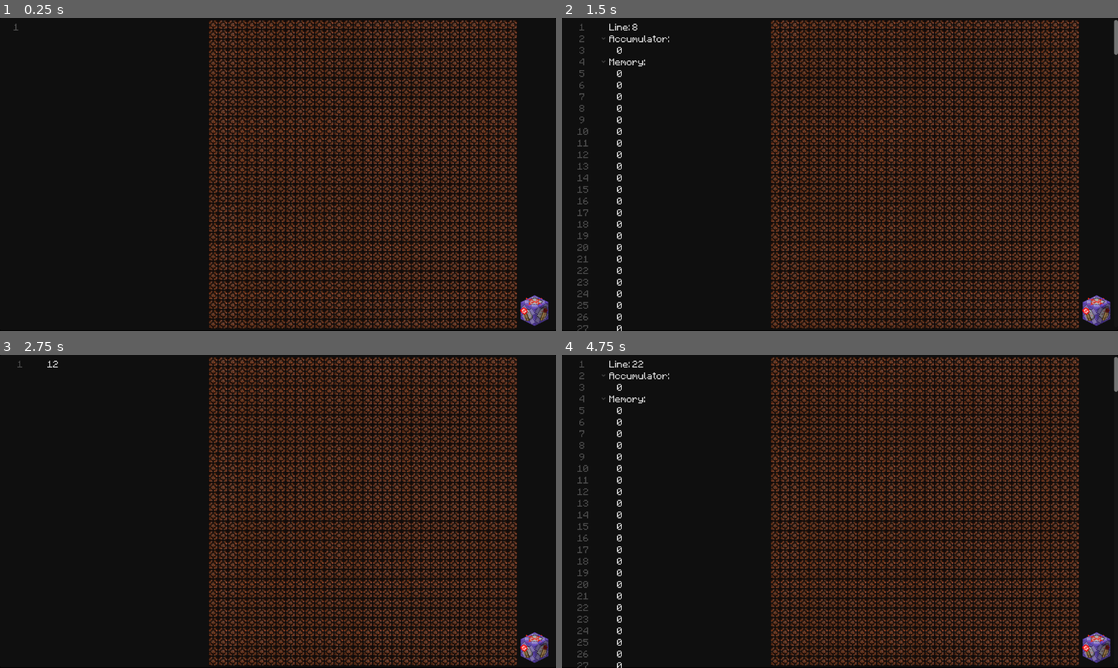
Above: before the commit, frames 1-4 (two rows, left to right).
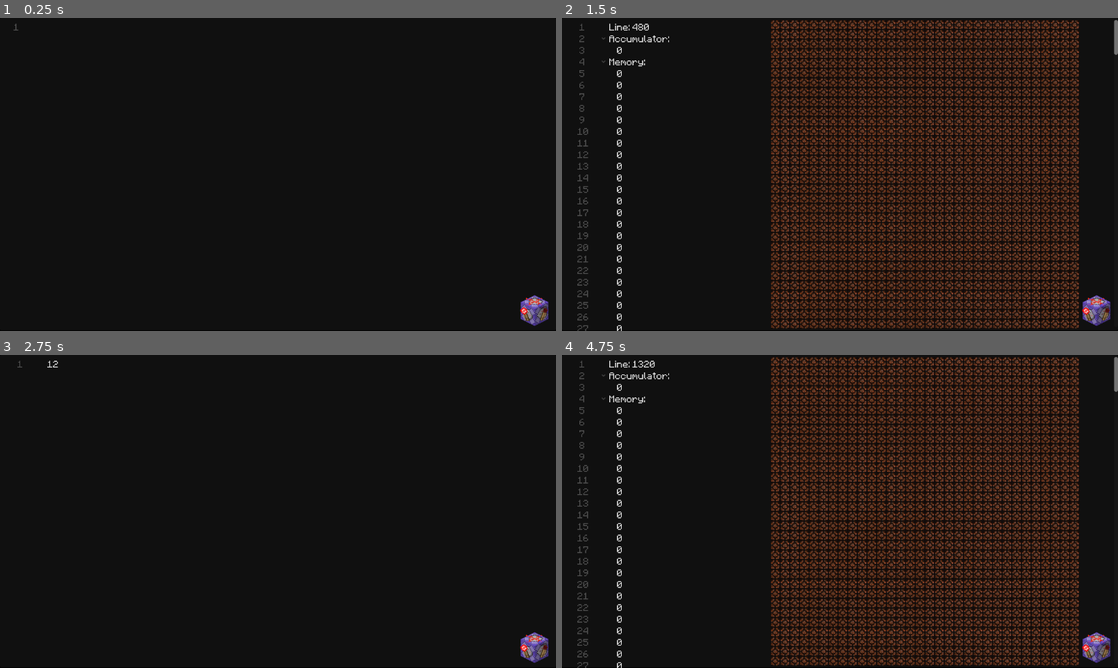
Above: after the commit, the same moments.

Repository: quantum-branching/BranchPU-VM
Game: Godot game, scene res://Lang-QB/QB.tscn
The game is run twice, just before and just after one commit, with the same random seed, the same clock (stepped at 60 frames per second) and the same inputs. This scene is started directly instead of the project's main scene.
Inputs (mouse positions are in pixels of both pictures, inside the frame that each line leads up to):
- Up to frame 1 (0.25 s): no input
- Up to frame 2 (1.5 s): click (840, 174) at 0.52 s; type "12" at 0.6 s; click (1095, 312) at 1.25 s
- Up to frame 3 (2.75 s): click (533, 649) at 2 s
- Up to frame 4 (4.75 s): click (1095, 649) at 2.75 s; tap Enter at 3.5 s; hold Alt 3.53-4.28 s; tap Space at 4.25 s; tap Alt at 4.35 s

The runs differ from the first frame. In frame 1, 32% of the frame differs, in the area x 37-93%, y 0-100%; in frame 2, less than 0.1%; in frame 3, 32%; in frame 4, less than 0.1%.

Commit message:
Updates source to v0.4

Diff:
--- a/Godot/Base/Classes/CPU.gd
+++ b/Godot/Base/Classes/CPU.gd
@@ -16,7 +16,9 @@
 
 ##An intermediate container for values being calculated
 ##Almost all calculations change this value
-var accumulator:int = 0
+var accumulator:int = 0:
+	set(x):
+		accumulator = x & 0xFF
 
 var memory:PackedByteArray = []
 
--- a/Godot/Base/Classes/QB.gd
+++ b/Godot/Base/Classes/QB.gd
@@ -15,109 +15,27 @@
 const QB_OPERATORS:PackedStringArray = ["+","-",">>","<<","|","&","^","="]
 const ASM_OPERATORS:PackedStringArray = ["ADD","SUB","RSH","LSH","OR","AND","XOR","STA"]
 
+const QB_SINGLE:PackedStringArray = ["return _"]
+const ASM_SINGLE:PackedStringArray = ["~POP"]
+
 var code:String
 
 var postproc:Dictionary
 var undefined:PackedByteArray
 var temp:PackedByteArray
+var funcPointers:Dictionary
+
+var mainEnded:bool
 
 var assembly:String
 
 func _init(newCode:String) -> void:
-	code = seperateArgs(newCode)
-	define()
-	preproc()
-	for i in (code.count("\n") + 1):
-		assembly += toAssembly(toPostFix(i))
+	define(newCode)
+	print(assembly)
 
 static func compile(newCode:String) -> Assembly:
 	var compiler:CompilerQB = CompilerQB.new(newCode)
 	return Assembly.new(compiler.assembly)
-
-##Converts an infix expression (as a [String]) to a postfix expression (as a [PackedStringArray]). [br]
-##An infix expression contains an operator surround by operands such as [code] 2 * 5 + 3 [/code]. [br]
-##A postfix expression has the operator after the operands such as [code] 2 5 * 3 + [/code].
-func toPostFix(line:int) -> PackedStringArray:
-	var result:PackedStringArray = []
-	var stack:PackedStringArray = []
-	var args:PackedStringArray = code.get_slice("\n", line).split(" ",false)
-
-	var storage:String = ""
-
-	while args:
-		if NUMBERS.has(args[0].substr(0,1)) || OPERAND_PREFIX.has(args[0].substr(0,1)):
-			if args.has("="):
-				storage = args[0]
-			else:
-				result.append(args[0])
-		if OP_1.has(args[0]):
-			while stack.size() && OP_1.has(stack[stack.size() - 1]):
-				result.append(stack[stack.size() - 1])
-				stack.remove_at(stack.size() - 1)
-			stack.append(args[0])
-		if OP_2.has(args[0]):
-			while stack.size() && (OP_1.has(stack[stack.size() - 1]) || OP_2.has(stack[stack.size() - 1])):
-				result.append(stack[stack.size() - 1])
-				stack.remove_at(stack.size() - 1)
-			stack.append(args[0])
-		if OP_3.has(args[0]):
-			while stack.size() && (OP_1.has(stack[stack.size() - 1]) || OP_2.has(stack[stack.size() - 1]) || OP_3.has(stack[stack.size() - 1])):
-				result.append(stack[stack.size() - 1])
-				stack.remove_at(stack.size() - 1)
-			stack.append(args[0])
-		if OP_4.has(args[0]):
-			while stack.size() && (OP_1.has(stack[stack.size() - 1]) || OP_2.has(stack[stack.size() - 1]) || OP_3.has(stack[stack.size() - 1]) || OP_4.has(stack[stack.size() - 1])):
-				result.append(stack[stack.size() - 1])
-				stack.remove_at(stack.size() - 1)
-			stack.append(args[0])
-		if args[0] == "=":
-			while stack.size() && (OP_1.has(stack[stack.size() - 1]) || OP_2.has(stack[stack.size() - 1]) || OP_3.has(stack[stack.size() - 1]) || OP_4.has(stack[stack.size() - 1])):
-				result.append(stack[stack.size() - 1])
-				stack.remove_at(stack.size() - 1)
-			stack.append("=")
-		if args[0] == "(":
-			stack.append("(")
-		if args[0] == ")":
-			while stack.size() && stack[stack.size() - 1] != "(":
-				result.append(stack[stack.size() - 1])
-				stack.remove_at(stack.size() - 1)
-			if stack.size():
-				stack.remove_at(stack.size() - 1)
-		args.remove_at(0)
-	while stack.size():
-		if stack[stack.size() - 1] == "=":
-			result.append(storage)
-		result.append(stack[stack.size() - 1])
-		stack.remove_at(stack.size() - 1)
-	return result
-
-func toAssembly(postfix:PackedStringArray) -> String:
-	var result:String = ""
-	var stack:PackedStringArray = []
-	for i in postfix:
-		i = i.replace("\n", "")
-		if OPERAND_PREFIX.has(i.substr(0,1)) || NUMBERS.has(i.substr(0,1)):
-			if NUMBERS.has(i.substr(0,1)):
-				i = "#" + i
-			stack.append(i)
-		elif QB_OPERATORS.has(i):
-			if stack[stack.size() - 2] != "$XX":
-				for reg in temp:
-					if !stack.has("$"+str(reg)):
-						undefined.append(reg)
-				if stack.has("$XX"):
-					stack[stack.find("$XX")] = "$" + String.num_int64(undefined[undefined.size() - 1])
-					temp.append(undefined[undefined.size() - 1])
-					result += "STA " + "$" + String.num_int64(undefined[undefined.size() - 1]) + ";\n"
-					undefined.remove_at(undefined.size() - 1)
-				if stack[stack.size() - 2].begins_with("$"):
-					result += "LDA " + stack[stack.size() - 2] + ";\n"
-				else:
-					result += "LDI " + stack[stack.size() - 2] + ";\n"
-				stack.remove_at(stack.size() - 2)
-			result += ASM_OPERATORS[QB_OPERATORS.find(i)] + " " + stack[stack.size() - 1] + ";\n"
-			stack[stack.size() - 1] = "$XX"
-	return result
 
 func seperateArgs(text:String) -> String:
 	text = text.replace(";", "\n")
@@ -142,8 +60,8 @@
 	text = text.replace("  ", " ")
 	return text
 
-func define() -> void:
-	code = seperateArgs(code)
+func define(newCode) -> void:
+	code = seperateArgs(newCode)
 	#Clear all definitions
 	postproc = {}
 	undefined.resize(256)
@@ -154,6 +72,17 @@
 		if i.contains(" ") && VAR_TYPES.has(i.split(" ")[0]) && undefined.size():
 			postproc[i.get_slice(" ", 1)] = "$" + String.num_int64(undefined[0])
 			undefined.remove_at(0)
+	functions()
+
+func functions() -> void:
+	for line in code.split("\n", false):
+		if line.replace("\t", "").begins_with("func "):
+			funcPointers[line.replace("\t", "").get_slice(" ", 1)] = []
+			funcPointers[line.replace("\t", "").get_slice(" ", 1)] = PackedByteArray([])
+			for i in line.count(", "):
+				funcPointers[line.replace("\t", "").get_slice(" ", 1)].append(undefined[0])
+				undefined.remove_at(0)
+	preproc()
 
 func preproc() -> void:
 	#Initialize Result and Defintions
@@ -168,3 +97,125 @@
 			result += " "
 		result += "\n"
 	code = result.replace(" \n","\n")
+	for i in (code.count("\n") + 1):
+		assembly += toAssembly(toPostFix(i))
+
+##Converts an infix expression (as a [String]) to a postfix expression (as a [PackedStringArray]). [br]
+##An infix expression contains an operator surround by operands such as [code] 2 * 5 + 3 [/code]. [br]
+##A postfix expression has the operator after the operands such as [code] 2 5 * 3 + [/code].
+func toPostFix(line:int) -> PackedStringArray:
+	var result:PackedStringArray = []
+	var stack:PackedStringArray = []
+	var args:PackedStringArray = code.get_slice("\n", line).replace("\t", "").split(" ",false)
+
+	var storage:String = ""
+
+	if args && args[0] == "#asm":
+		return [code.get_slice("\n", line).replace("\t", "")]
+
+	while args:
+		if funcPointers.keys().has(args[0]):
+			if code.get_slice("\n", line).contains("func "):
+				if !mainEnded:
+					result.append("~NOP")
+					mainEnded = true
+				result.append("~." + args[0])
+			else:
+				stack.append("~PSH 0 ." + args[0])
+		if QB_SINGLE.has("_ " + args[0]):
+			result.append(ASM_SINGLE[QB_SINGLE.find("_ " + args[0])])
+		if NUMBERS.has(args[0].substr(0,1)) || OPERAND_PREFIX.has(args[0].substr(0,1)):
+			if args.has("="):
+				storage = args[0]
+			else:
+				result.append(args[0])
+
+		if OP_1.has(args[0]):
+			while stack.size() && OP_1.has(stack[stack.size() - 1]):
+				result.append(stack[stack.size() - 1])
+				stack.remove_at(stack.size() - 1)
+			stack.append(args[0])
+		if OP_2.has(args[0]):
+			while stack.size() && (OP_1.has(stack[stack.size() - 1]) || OP_2.has(stack[stack.size() - 1])):
+				result.append(stack[stack.size() - 1])
+				stack.remove_at(stack.size() - 1)
+			stack.append(args[0])
+		if OP_3.has(args[0]):
+			while stack.size() && (OP_1.has(stack[stack.size() - 1]) || OP_2.has(stack[stack.size() - 1]) || OP_3.has(stack[stack.size() - 1])):
+				result.append(stack[stack.size() - 1])
+				stack.remove_at(stack.size() - 1)
+			stack.append(args[0])
+		if OP_4.has(args[0]):
+			while stack.size() && (OP_1.has(stack[stack.size() - 1]) || OP_2.has(stack[stack.size() - 1]) || OP_3.has(stack[stack.size() - 1]) || OP_4.has(stack[stack.size() - 1])):
+				result.append(stack[stack.size() - 1])
+				stack.remove_at(stack.size() - 1)
+			stack.append(args[0])
+		if QB_SINGLE.has(args[0] + " _"):
+			while stack.size() && (OP_1.has(stack[stack.size() - 1]) || OP_2.has(stack[stack.size() - 1]) || OP_3.has(stack[stack.size() - 1]) || OP_4.has(stack[stack.size() - 1])):
+				result.append(stack[stack.size() - 1])
+				stack.remove_at(stack.size() - 1)
+			stack.append(ASM_SINGLE[QB_SINGLE.find(args[0] + " _")])
+		if args[0] == "=":
+			while stack.size() && (OP_1.has(stack[stack.size() - 1]) || OP_2.has(stack[stack.size() - 1]) || OP_3.has(stack[stack.size() - 1]) || OP_4.has(stack[stack.size() - 1])):
+				result.append(stack[stack.size() - 1])
+				stack.remove_at(stack.size() - 1)
+			stack.append("=")
+		if args[0] == "(":
+			stack.append("(")
+		if args[0] == ")":
+			while stack.size() && stack[stack.size() - 1] != "(":
+				result.append(stack[stack.size() - 1])
+				stack.remove_at(stack.size() - 1)
+			if stack.size():
+				stack.remove_at(stack.size() - 1)
+		args.remove_at(0)
+	while stack.size():
+		if stack[stack.size() - 1] == "=":
+			result.append(storage)
+		result.append(stack[stack.size() - 1])
+		stack.remove_at(stack.size() - 1)
+	return result
+
+##Converts a postfix expression (as a [PackedStringArray]) to assembly (as a [String]).
+func toAssembly(postfix:PackedStringArray) -> String:
+	var result:String = ""
+	var stack:PackedStringArray = []
+	var expArgs:PackedByteArray
+
+	if postfix && postfix[0].begins_with("#asm "):
+		return postfix[0].replace("#asm ", "") + "\n"
+
+	for i in postfix:
+		i = i.replace("\n", "")
+		if expArgs:
+			expArgs.remove_at(0)
+		elif i.begins_with("~"):
+			#TODO: Add arguments
+			result += i.erase(0) + ";\n"
+		elif stack && funcPointers.keys().has(stack[stack.size() - 1]):
+			stack.remove_at(stack.size() - 1)
+		elif funcPointers.keys().has(i):
+			expArgs = funcPointers[i]
+			stack.append(i)
+		elif OPERAND_PREFIX.has(i.substr(0,1)) || NUMBERS.has(i.substr(0,1)):
+			if NUMBERS.has(i.substr(0,1)):
+				i = "#" + i
+			stack.append(i)
+		elif QB_OPERATORS.has(i):
+			if stack[stack.size() - 2] != "$XX":
+				for reg in temp:
+					if !stack.has("$"+str(reg)):
+						undefined.append(reg)
+				if stack.has("$XX"):
+					stack[stack.find("$XX")] = "$" + String.num_int64(undefined[undefined.size() - 1])
+					temp.append(undefined[undefined.size() - 1])
+					result += "STA " + "$" + String.num_int64(undefined[undefined.size() - 1]) + ";\n"
+					undefined.remove_at(undefined.size() - 1)
+				if stack[stack.size() - 2].begins_with("$"):
+					result += "LDA " + stack[stack.size() - 2] + ";\n"
+				else:
+					result += "LDI " + stack[stack.size() - 2] + ";\n"
+				stack.remove_at(stack.size() - 2)
+			result += ASM_OPERATORS[QB_OPERATORS.find(i)] + " " + stack[stack.size() - 1] + ";\n"
+			stack[stack.size() - 1] = "$XX"
+	return result
--- a/Godot/Lang-ASM/ASM.tscn
+++ b/Godot/Lang-ASM/ASM.tscn
@@ -5,10 +5,6 @@
 [ext_resource type="Script" uid="uid://dio5wnbp23b7l" path="res://Lang-ASM/runASM.gd" id="3_4bqo4"]
 [ext_resource type="Texture2D" uid="uid://bp6v7x02se6md" path="res://Lang-ASM/IO/Lamps.png" id="4_ap0q6"]
 [ext_resource type="Script" uid="uid://buq46wmx1567h" path="res://Lang-ASM/IO/GPU.gd" id="5_7g4fu"]
-
-[sub_resource type="QuadMesh" id="QuadMesh_r0du0"]
-size = Vector2(1152, -648)
-center_offset = Vector3(576, 324, 0)
 
 [sub_resource type="SyntaxHighlighter" id="SyntaxHighlighter_r0du0"]
 
@@ -22,9 +18,10 @@
 
 [node name="Node2D" type="Node2D" unique_id=253935417]
 
-[node name="MeshInstance2D" type="MeshInstance2D" parent="." unique_id=752400740]
-modulate = Color(0, 0, 0, 1)
-mesh = SubResource("QuadMesh_r0du0")
+[node name="ColorRect" type="ColorRect" parent="." unique_id=1456521424]
+offset_right = 1152.0
+offset_bottom = 648.0
+color = Color(0.012617188, 0.012617188, 0.012617188, 1)
 
 [node name="Edit" type="CodeEdit" parent="." unique_id=1175428064]
 unique_name_in_owner = true
@@ -55,8 +52,16 @@
 script = ExtResource("3_4bqo4")
 
 [node name="Port1" type="TileMapLayer" parent="." unique_id=1815328954]
+unique_name_in_owner = true
+visible = false
 position = Vector2(432, 4)
 scale = Vector2(1.25, 1.25)
 tile_map_data = PackedByteArray("AAAAAAAACAABAAAAAAAAAAEACAABAAAAAAAAAAIACAABAAAAAAAAAAMACAABAAAAAAAAAAQACAABAAAAAAAAAA …(16304 unchanged characters)…
 tile_set = SubResource("TileSet_3dxm6")
 script = ExtResource("5_7g4fu")
+
+[node name="FileDialog" type="FileDialog" parent="." unique_id=1948863553]
+unique_name_in_owner = true
+oversampling_override = 1.0
+access = 2
+use_native_dialog = true
--- a/Godot/Lang-ASM/IO/GPU.gd
+++ b/Godot/Lang-ASM/IO/GPU.gd
@@ -7,7 +7,7 @@
 const PORT:int = 1
 
 func _process(_delta: float) -> void:
-	output = p26(input)
+	pass #output = p26(input)
 
 func p26(op:int) -> int:
 	if !(op >> 5):
@@ -25,3 +25,9 @@
 		dly = op & 31
 		return PORT
 	return PORT
+
+func reset():
+	input = 0
+	for x in 32:
+		for y in 32:
+			set_cell(Vector2i(x, y), 8, Vector2i(1, 0))
--- a/Godot/Lang-ASM/runASM.gd
+++ b/Godot/Lang-ASM/runASM.gd
@@ -17,22 +17,40 @@
 func _pressed() -> void:
 	running = !running
 	if running:
+		%Port1.visible = true
 		code = %Edit.text
 		asmCompiler = Assembly.new(code)
 	else:
+		%Port1.visible = false
+		resetPorts()
 		time = 1.0
 		%Edit.text = code
 		asmCompiler = Assembly.new(code)
 
 func handlePortsP26():
-	asmCompiler.cpu.portOutputs[1] = $"../Port1".output
-	$"../Port1".input = asmCompiler.cpu.portInputs[1]
+	#Outputs
+	%Port1.output = %Port1.p26(%Port1.input)
+	asmCompiler.cpu.portOutputs[1] = %Port1.output
+	#Inputs
+	%Port1.input = asmCompiler.cpu.portInputs[1]
+
+func resetPorts():
+	%Port1.reset()
 
 func _process(delta: float) -> void:
 	if running:
-		asmCompiler.step()
-		handlePortsP26()
+		for i in 60:
+			asmCompiler.step()
+			handlePortsP26()
 		time += delta
+
+		if Input.is_action_just_pressed("save"):
+			%FileDialog.file_mode = FileDialog.FILE_MODE_SAVE_FILE
+			%FileDialog.show()
+			await %FileDialog.file_selected
+			var file = FileAccess.open(%FileDialog.current_path,FileAccess.WRITE)
+			file.store_string(asmCompiler.code)
+			file.close()
 
 		if time > 0.2:
 			if Input.is_key_pressed(KEY_ALT):
@@ -42,19 +60,34 @@
 				%Edit.text = asmCompiler.to_string()
 			time = 0.0
 	else:
+		if Input.is_action_just_pressed("save"):
+			%FileDialog.file_mode = FileDialog.FILE_MODE_SAVE_FILE
+			%FileDialog.show()
+			await %FileDialog.file_selected
+			var file = FileAccess.open(%FileDialog.current_path,FileAccess.WRITE)
+			file.store_string(%Edit.text)
+			file.close()
+		if Input.is_action_just_pressed("open"):
+			%FileDialog.file_mode = FileDialog.FILE_MODE_OPEN_FILE
+			%FileDialog.show()
+			await %FileDialog.file_selected
+			%Edit.text = FileAccess.get_file_as_string(%FileDialog.current_path)
 		time2 += delta
 		if time2 > 1.0:
 			asmCompiler = Assembly.new(%Edit.text)
 			time2 = 0.0
-		for relative:String in asmCompiler.labels.keys():
-			if relative.begins_with("."):
-				%Edit.add_code_completion_option(CodeEdit.KIND_CONSTANT, relative, relative.replace(".", ""), AssemblyHighligher.RELATIVE)
-			else:
-				%Edit.add_code_completion_option(CodeEdit.KIND_CONSTANT, relative, relative.replace(".", ""), AssemblyHighligher.PRE_ARG)
-		for op in AssemblyHighligher.OPERATIONS:
-			%Edit.add_code_completion_option(CodeEdit.KIND_FUNCTION, op, op, AssemblyHighligher.OP)
-		%Edit.add_code_completion_option(CodeEdit.KIND_CONSTANT, "#removeBlank", "removeBlank", AssemblyHighligher.PREPROCESSOR)
-		var dir:DirAccess = DirAccess.open("res://Lang-ASM/Packages/")
-		for i in dir.get_files():
-			%Edit.add_code_completion_option(CodeEdit.KIND_CONSTANT, "#import " + i.replace(".bpu", ""), "import " + i.replace(".bpu", ""), AssemblyHighligher.PREPROCESSOR)
-		%Edit.update_code_completion_options(true)
+			for relative:String in asmCompiler.labels.keys():
+				if relative.begins_with("."):
+					%Edit.add_code_completion_option(CodeEdit.KIND_CONSTANT, relative, relative.replace(".", ""), AssemblyHighligher.RELATIVE)
+				else:
+					%Edit.add_code_completion_option(CodeEdit.KIND_CONSTANT, relative, relative.replace(".", ""), AssemblyHighligher.PRE_ARG)
+			for op in AssemblyHighligher.OPERATIONS:
+				%Edit.add_code_completion_option(CodeEdit.KIND_FUNCTION, op, op, AssemblyHighligher.OP)
+			%Edit.add_code_completion_option(CodeEdit.KIND_CONSTANT, "#removeBlank", "removeBlank", AssemblyHighligher.PREPROCESSOR)
+			var dir:DirAccess = DirAccess.open("res://Lang-ASM/Packages/")
+			for i in dir.get_files():
+				%Edit.add_code_completion_option(CodeEdit.KIND_CONSTANT, "#import " + i.replace(".bpu", ""), "import " + i.replace(".bpu", ""), AssemblyHighligher.PREPROCESSOR)
+			%Edit.update_code_completion_options(true)
+
+	if Input.is_action_just_pressed("Page 2"):
+		get_tree().change_scene_to_file("res://Lang-QB/QB.tscn")
--- a/Godot/Lang-QB/QB.tscn
+++ b/Godot/Lang-QB/QB.tscn
@@ -5,10 +5,6 @@
 [ext_resource type="Script" uid="uid://3ba865awri37" path="res://Lang-QB/runQB.gd" id="3_oo0me"]
 [ext_resource type="Texture2D" uid="uid://bp6v7x02se6md" path="res://Lang-ASM/IO/Lamps.png" id="4_gfeqx"]
 [ext_resource type="Script" uid="uid://buq46wmx1567h" path="res://Lang-ASM/IO/GPU.gd" id="5_j0cho"]
-
-[sub_resource type="QuadMesh" id="QuadMesh_dwg43"]
-size = Vector2(1152, -648)
-center_offset = Vector3(576, 324, 0)
 
 [sub_resource type="SyntaxHighlighter" id="SyntaxHighlighter_3qo7k"]
 
@@ -22,9 +18,10 @@
 
 [node name="Node2D" type="Node2D" unique_id=1511670349]
 
-[node name="MeshInstance2D" type="MeshInstance2D" parent="." unique_id=1908549063]
-modulate = Color(0, 0, 0, 1)
-mesh = SubResource("QuadMesh_dwg43")
+[node name="ColorRect" type="ColorRect" parent="." unique_id=1655014265]
+offset_right = 1152.0
+offset_bottom = 648.0
+color = Color(0.012617188, 0.012617188, 0.012617188, 1)
 
 [node name="Edit" type="CodeEdit" parent="." unique_id=1806708329]
 unique_name_in_owner = true
@@ -56,6 +53,7 @@
 
 [node name="Port1" type="TileMapLayer" parent="." unique_id=835717252]
 unique_name_in_owner = true
+visible = false
 position = Vector2(432, 4)
 scale = Vector2(1.25, 1.25)
 tile_map_data = PackedByteArray("AAAAAAAACAABAAAAAAAAAAEACAABAAAAAAAAAAIACAABAAAAAAAAAAMACAABAAAAAAAAAAQACAABAAAAAAAAAA …(16304 unchanged characters)…
--- a/Godot/Lang-QB/runQB.gd
+++ b/Godot/Lang-QB/runQB.gd
@@ -19,16 +19,31 @@
 func _pressed() -> void:
 	running = !running
 	if running:
+		%Port1.visible = true
 		code = %Edit.text
 		asmCompiler = CompilerQB.compile(%Edit.text)
 	else:
+		%Port1.visible = false
+		resetPorts()
 		time = 1.0
 		%Edit.text = code
 		asmCompiler = CompilerQB.compile(%Edit.text)
 
+func handlePortsP26():
+	#Outputs
+	%Port1.output = %Port1.p26(%Port1.input)
+	asmCompiler.cpu.portOutputs[1] = %Port1.output
+	#Inputs
+	%Port1.input = asmCompiler.cpu.portInputs[1]
+
+func resetPorts():
+	%Port1.reset()
+
 func _process(delta: float) -> void:
 	if running:
-		asmCompiler.step()
+		for i in 60:
+			asmCompiler.step()
+			handlePortsP26()
 		time += delta
 
 		if time > 0.1:
@@ -43,3 +58,6 @@
 		if time2 > 1.0:
 			asmCompiler = Assembly.new(%Edit.text)
 			time2 = 0.0
+
+	if Input.is_action_just_pressed("Page 1"):
+		get_tree().change_scene_to_file("res://Lang-ASM/ASM.tscn")
--- /dev/null
+++ b/Godot/Start.tscn
@@ -0,0 +1,70 @@
+[gd_scene format=3 uid="uid://cvmngaepeenwe"]
+
+[ext_resource type="Texture2D" uid="uid://bt1wxh2o1vjsy" path="res://Base/Assets/Icon.png" id="1_52bhu"]
+[ext_resource type="Texture2D" uid="uid://bch3wnnc00m5v" path="res://Base/Assets/Play.png" id="2_upmy7"]
+
+[sub_resource type="GDScript" id="GDScript_gx2gx"]
+resource_name = "Main"
+script/source = "extends ColorRect
+
+func _ready():
+	for i in OS.get_cmdline_args():
+		if i.ends_with(\".bpu\"):
+			get_tree().change_scene_to_file(\"res://Lang-ASM/ASM.tscn\")
+		if i.ends_with(\".qb\"):
+			get_tree().change_scene_to_file(\"res://Lang-QB/QB.tscn\")
+"
+
+[sub_resource type="GDScript" id="GDScript_52bhu"]
+resource_name = "ASM"
+script/source = "extends TextureButton
+
+
+# Called when the node enters the scene tree for the first time.
+func _pressed() -> void:
+	get_tree().change_scene_to_file(\"res://Lang-ASM/ASM.tscn\")
+"
+
+[sub_resource type="GDScript" id="GDScript_upmy7"]
+resource_name = "QB"
+script/source = "extends TextureButton
+
+
+# Called when the node enters the scene tree for the first time.
+func _pressed() -> void:
+	get_tree().change_scene_to_file(\"res://Lang-QB/QB.tscn\")
+"
+
+[node name="Node2D" type="Node2D" unique_id=1265714023]
+
+[node name="ColorRect" type="ColorRect" parent="." unique_id=1822265270]
+offset_right = 1152.0
+offset_bottom = 648.0
+color = Color(0.012617188, 0.012617188, 0.012617188, 1)
+script = SubResource("GDScript_gx2gx")
+
+[node name="ASM" type="TextureButton" parent="." unique_id=279429860]
+offset_left = 64.0
+offset_top = 98.0
+offset_right = 128.0
+offset_bottom = 162.0
+scale = Vector2(7, 7)
+texture_normal = ExtResource("1_52bhu")
+texture_pressed = ExtResource("1_52bhu")
+texture_hover = ExtResource("1_52bhu")
+texture_disabled = ExtResource("1_52bhu")
+texture_focused = ExtResource("1_52bhu")
+script = SubResource("GDScript_52bhu")
+
+[node name="QB" type="TextureButton" parent="." unique_id=1640932950]
+offset_left = 636.0
+offset_top = 98.0
+offset_right = 764.0
+offset_bottom = 226.0
+scale = Vector2(3.5, 3.5)
+texture_normal = ExtResource("2_upmy7")
+texture_pressed = ExtResource("2_upmy7")
+texture_hover = ExtResource("2_upmy7")
+texture_disabled = ExtResource("2_upmy7")
+texture_focused = ExtResource("2_upmy7")
+script = SubResource("GDScript_upmy7")
--- a/Godot/project.godot
+++ b/Godot/project.godot
@@ -14,8 +14,8 @@
 
 [application]
 
-config/name="QB VM"
-run/main_scene="uid://d1di26y8xw48g"
+config/name="BPU VM"
+run/main_scene="uid://cvmngaepeenwe"
 config/features=PackedStringArray("4.6", "GL Compatibility")
 config/icon="uid://bt1wxh2o1vjsy"
 config/windows_native_icon="res://Base/Assets/Icon.ico"
@@ -33,6 +33,21 @@
 "events": [Object(InputEventKey,"resource_local_to_scene":false,"resource_name":"","device":-1,"window_id":0,"alt_press …(189 unchanged characters)…
 ]
 }
+open={
+"deadzone": 0.2,
+"events": [Object(InputEventKey,"resource_local_to_scene":false,"resource_name":"","device":-1,"window_id":0,"alt_pressed":false,"shift_pressed":false,"ctrl_pressed":true,"meta_pressed":false,"pressed":false,"keycode":0,"physical_keycode":79,"key_label":0,"unicode":0,"location":0,"echo":false,"script":null)
+]
+}
+"Page 1"={
+"deadzone": 0.2,
+"events": [Object(InputEventKey,"resource_local_to_scene":false,"resource_name":"","device":-1,"window_id":0,"alt_pressed":false,"shift_pressed":false,"ctrl_pressed":true,"meta_pressed":false,"pressed":false,"keycode":0,"physical_keycode":49,"key_label":0,"unicode":0,"location":0,"echo":false,"script":null)
+]
+}
+"Page 2"={
+"deadzone": 0.2,
+"events": [Object(InputEventKey,"resource_local_to_scene":false,"resource_name":"","device":-1,"window_id":0,"alt_pressed":false,"shift_pressed":false,"ctrl_pressed":true,"meta_pressed":false,"pressed":false,"keycode":0,"physical_keycode":50,"key_label":0,"unicode":0,"location":0,"echo":false,"script":null)
+]
+}
 
 [rendering]
 
Binary file changed: Godot/Base/Assets/Icon.ico
Not shown, changed: Godot/export_presets.cfg
Not shown, added: Godot/Base/Assets/BPU.gdbuild
Not shown, added: Godot/Lang-ASM/Packages/bool.bpu
Not shown, added: Godot/Lang-QB/Packages/gfx.qb
Not shown, added: Godot/Lang-QB/QB.tscn8519769254.tmp
